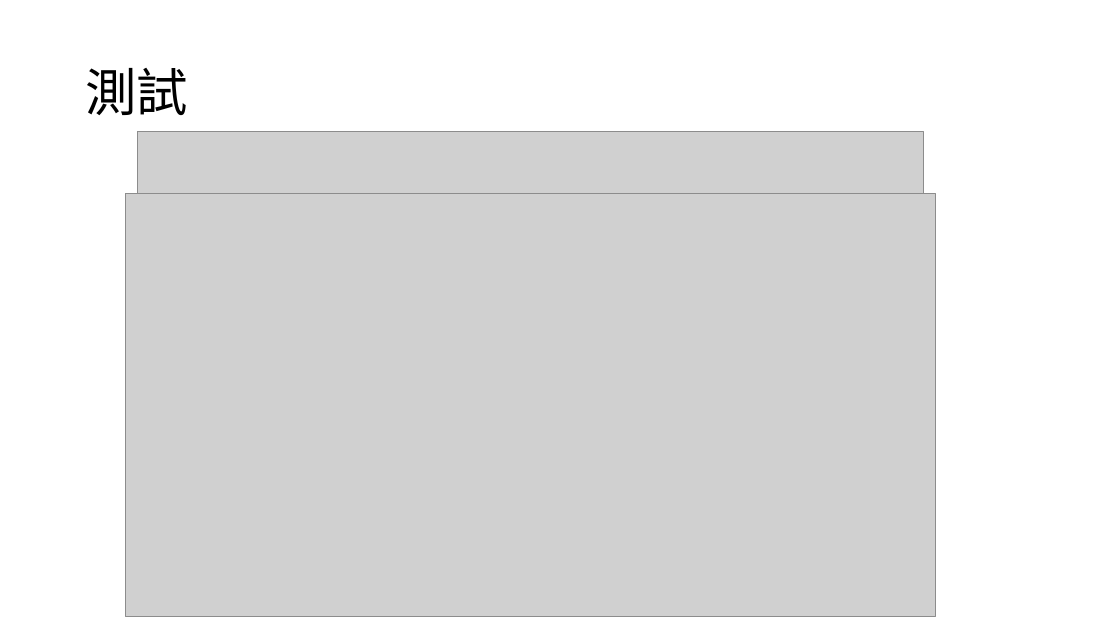
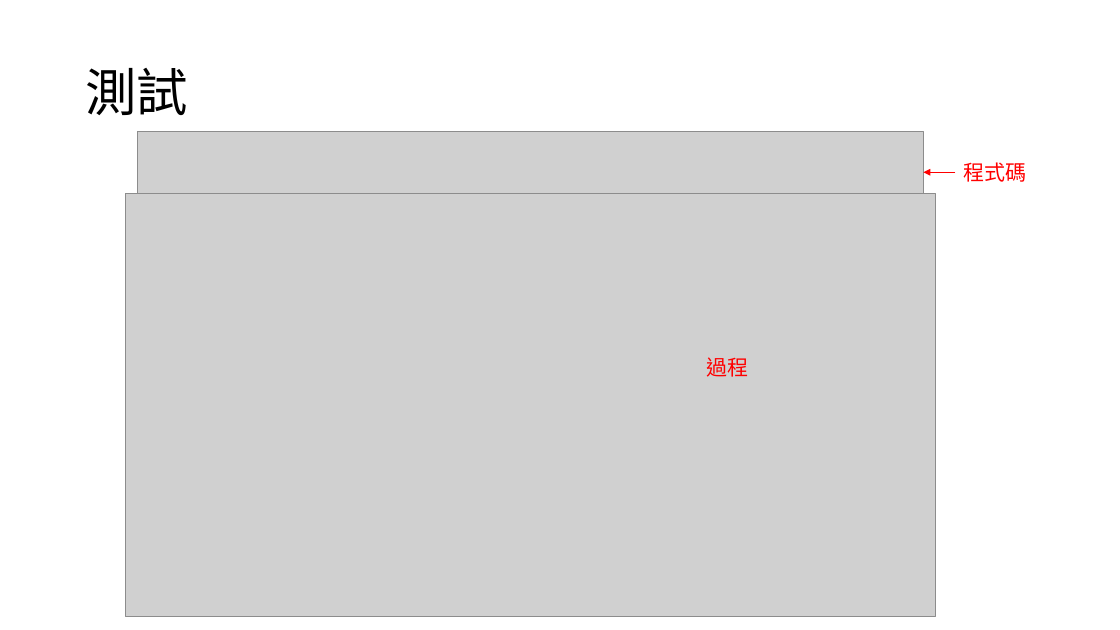
Before and after one commit to mizulun/seatpose-system, a slide deck: slide 5 of 27.pptx. Drawn at 1120x630 pixels with LibreOffice and Linux fonts; fonts in the diff are those of the drawing; grey boxes stand for pictures. Boxes give left, top, right and bottom in pixels: in the first picture for what was removed or moved away, otherwise in the second. Text is boxed around its words. In the diff, an @@ line names an element or a change of style, - is before the commit and + after.

```diff
--- a/27.pptx
+++ b/27.pptx
@@ arrow added from (955, 172) to (923, 172), #FF0000 0.5 pt @@
@@ text added at <box>964,162,1027,182</box>, 18 pt, text #FF0000 @@
+程式碼
@@ text added at <box>707,357,749,377</box>, 18 pt, text #FF0000 @@
+過程
```
Also in this commit, not shown: 2 other slides changed.
